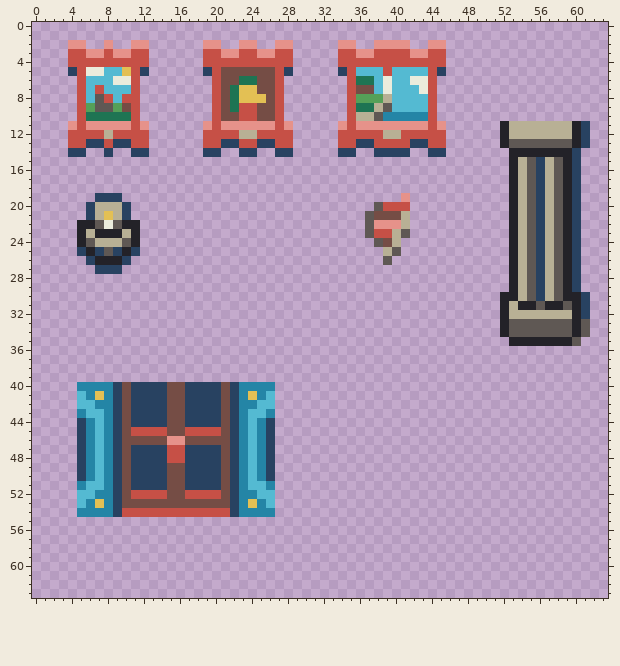
Pixel-art sprite: assets/sprites/tilesets/muted/tileset_room_details.png. The picture above is the old version.
The file is 64x64 pixels.
After:
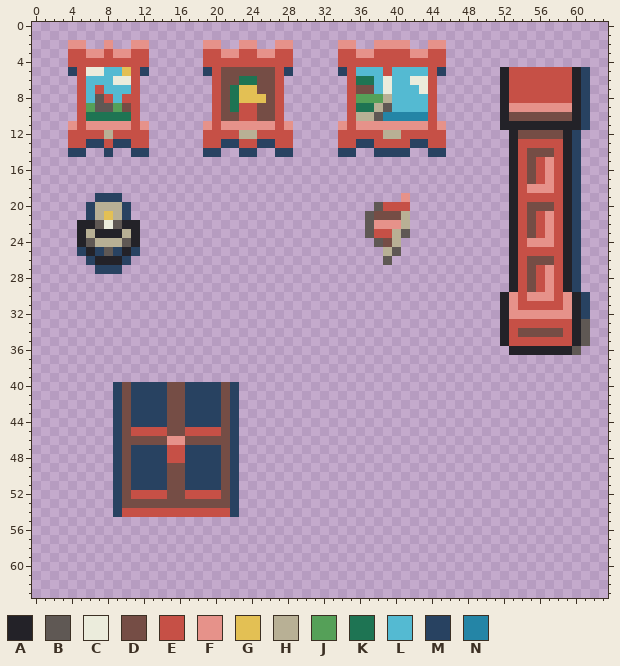
Palette (. is transparent): A #232228  B #5f5854  C #ebecdc  D #754d45  E #c65046  F #e6928a  G #e3c054  H #b8b095  J #55a058  K #1e7453  L #54bad2  M #284261  N #2485a6
Change:
@@ x 50..63 @@
  4 ..............
- 5 ..............
- 6 ..............
- 7 ..............
- 8 ..............
- 9 ..............
-10 ..............
-11 ..AHHHHHHHAM..
-12 ..AHHHHHHHAM..
-13 ..ABBBBBBBAM..
-14 ...AAAAAAAM...
-15 ...AHBMHBAM...
-16 ...AHBMHBAM...
-17 ...AHBMHBAM...
-18 ...AHBMHBAM...
-19 ...AHBMHBAM...
-20 ...AHBMHBAM...
-21 ...AHBMHBAM...
-22 ...AHBMHBAM...
-23 ...AHBMHBAM...
-24 ...AHBMHBAM...
-25 ...AHBMHBAM...
-26 ...AHBMHBAM...
-27 ...AHBMHBAM...
-28 ...AHBMHBAM...
-29 ...AHBMHBAM...
-30 ..AAHBMHBAAM..
-31 ..AHAABAABAM..
-32 ..AHHHHHHHAM..
-33 ..ABBBBBBBAB..
-34 ..ABBBBBBBAB..
-35 ...AAAAAAAB...
-36 ..............
+ 5 ..AEEEEEEEAM..
+ 6 ..AEEEEEEEAM..
+ 7 ..AEEEEEEEAM..
+ 8 ..AEEEEEEEAM..
+ 9 ..AFFFFFFFAM..
+10 ..ADDDDDDDAM..
+11 ..AAAAAAAAAM..
+12 ...ADDDDDAM...
+13 ...AEEEEEAM...
+14 ...AEDDDEAM...
+15 ...AEDEFEAM...
+16 ...AEDEFEAM...
+17 ...AEDEFEAM...
+18 ...AEFFFEAM...
+19 ...AEEEEEAM...
+20 ...AEDDDEAM...
+21 ...AEDEFEAM...
+22 ...AEDEFEAM...
+23 ...AEDEFEAM...
+24 ...AEFFFEAM...
+25 ...AEEEEEAM...
+26 ...AEDDDEAM...
+27 ...AEDEFEAM...
+28 ...AEDEFEAM...
+29 ...AEDEFEAM...
+30 ..AFEFFFEFAM..
+31 ..AFEEEEEFAM..
+32 ..AFFFFFFFAM..
+33 ..AEEEEEEEAB..
+34 ..AEDDDDDEAB..
+35 ..AEEEEEEEAB..
+36 ...AAAAAAAB...
 37 ..............
@@ x 3..28 @@
 39 ..........................
-40 ..NNNNMDMMMMDDMMMMDMNNNN..
-41 ..LNGNMDMMMMDDMMMMDMNGNL..
-42 ..LLNNMDMMMMDDMMMMDMNNLL..
-43 ..NLLNMDMMMMDDMMMMDMNLLN..
-44 ..MNLNMDMMMMDDMMMMDMNLNM..
-45 ..MNLNMDEEEEDDEEEEDMNLNM..
-46 ..MNLNMDDDDDFFDDDDDMNLNM..
-47 ..MNLNMDMMMMEEMMMMDMNLNM..
-48 ..MNLNMDMMMMEEMMMMDMNLNM..
-49 ..MNLNMDMMMMDDMMMMDMNLNM..
-50 ..MNLNMDMMMMDDMMMMDMNLNM..
-51 ..NLLNMDMMMMDDMMMMDMNLLN..
-52 ..LLNNMDEEEEDDEEEEDMNNLL..
-53 ..LNGNMDDDDDDDDDDDDMNGNL..
-54 ..NNNNMEEEEEEEEEEEEMNNNN..
+40 ......MDMMMMDDMMMMDM......
+41 ......MDMMMMDDMMMMDM......
+42 ......MDMMMMDDMMMMDM......
+43 ......MDMMMMDDMMMMDM......
+44 ......MDMMMMDDMMMMDM......
+45 ......MDEEEEDDEEEEDM......
+46 ......MDDDDDFFDDDDDM......
+47 ......MDMMMMEEMMMMDM......
+48 ......MDMMMMEEMMMMDM......
+49 ......MDMMMMDDMMMMDM......
+50 ......MDMMMMDDMMMMDM......
+51 ......MDMMMMDDMMMMDM......
+52 ......MDEEEEDDEEEEDM......
+53 ......MDDDDDDDDDDDDM......
+54 ......MEEEEEEEEEEEEM......
 55 ..........................
Where, in picture pixels (left, top, right, bottom), the same in both pictures:
changed: (500, 67, 590, 355)
erased: (77, 382, 113, 517)
erased: (239, 382, 275, 517)
